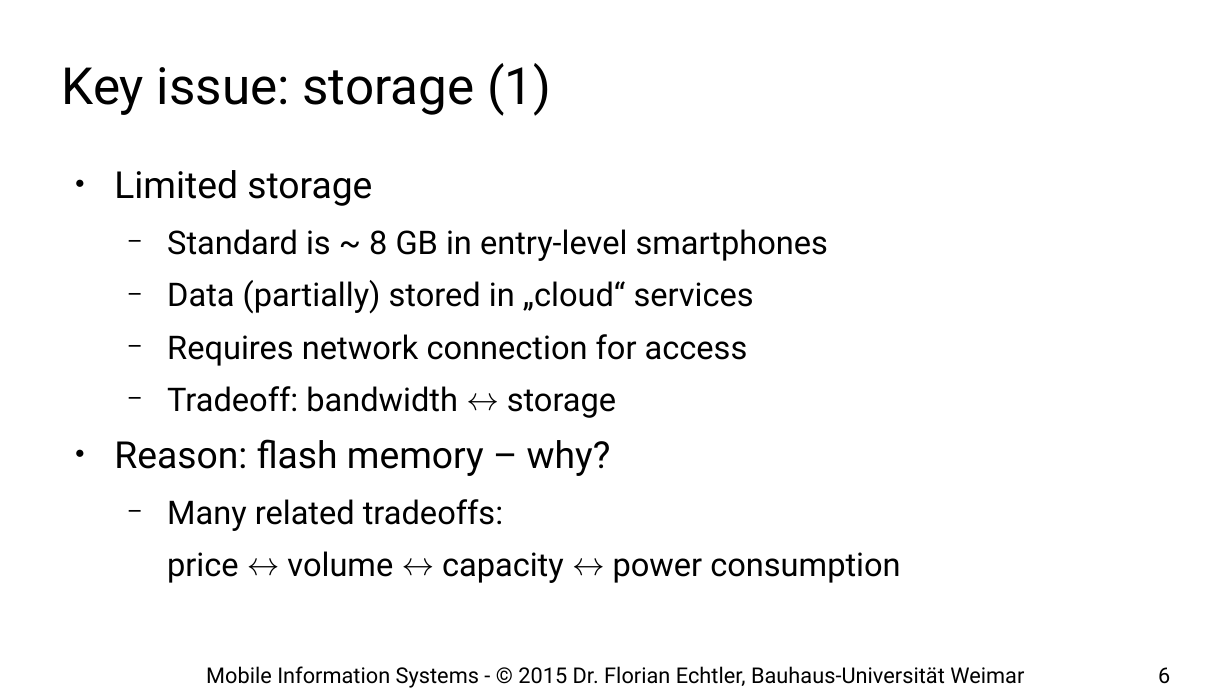
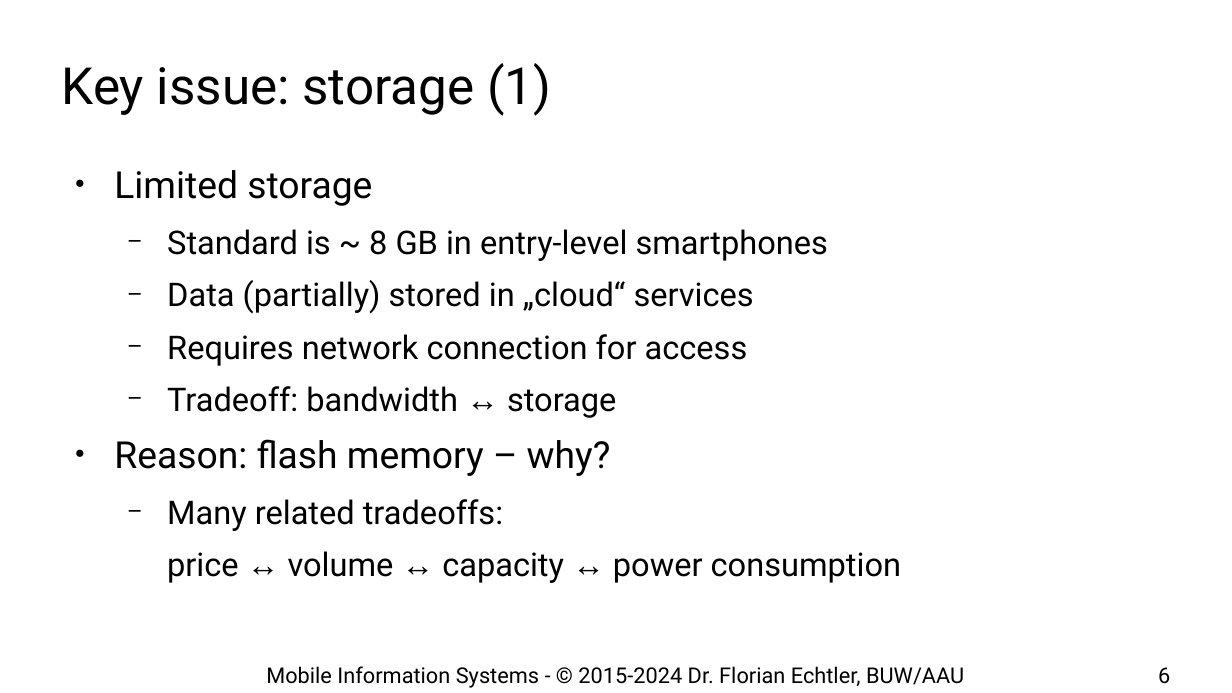
Before and after one commit to floe/mobile-information-systems, a slide deck: slide 6 of 02-big-issues.odp. Drawn at 1232x693 pixels with LibreOffice and Linux fonts; fonts in the diff are those of the drawing; background and template pictures are left out. Boxes give left, top, right and bottom in pixels: in the first picture for what was removed or moved away, otherwise in the second. Text is boxed around its words. In the diff, an @@ line names an element or a change of style, - is before the commit and + after.

```diff
--- a/02-big-issues.odp
+++ b/02-big-issues.odp
@@ text at (x1=167, y1=386, x2=901, y2=583): font Roboto to Times New Roman in "↔", "↔ ↔ ↔" @@
@@ text at (x1=266, y1=666, x2=964, y2=688): text changed @@
-Mobile Information Systems - © 2015 Dr. Florian Echtler, Bauhaus-Universität Weimar
+Mobile Information Systems - © 2015-2024 Dr. Florian Echtler, BUW/AAU
```
Also in this commit, not shown: 45 other slides changed, 1 slide added.
